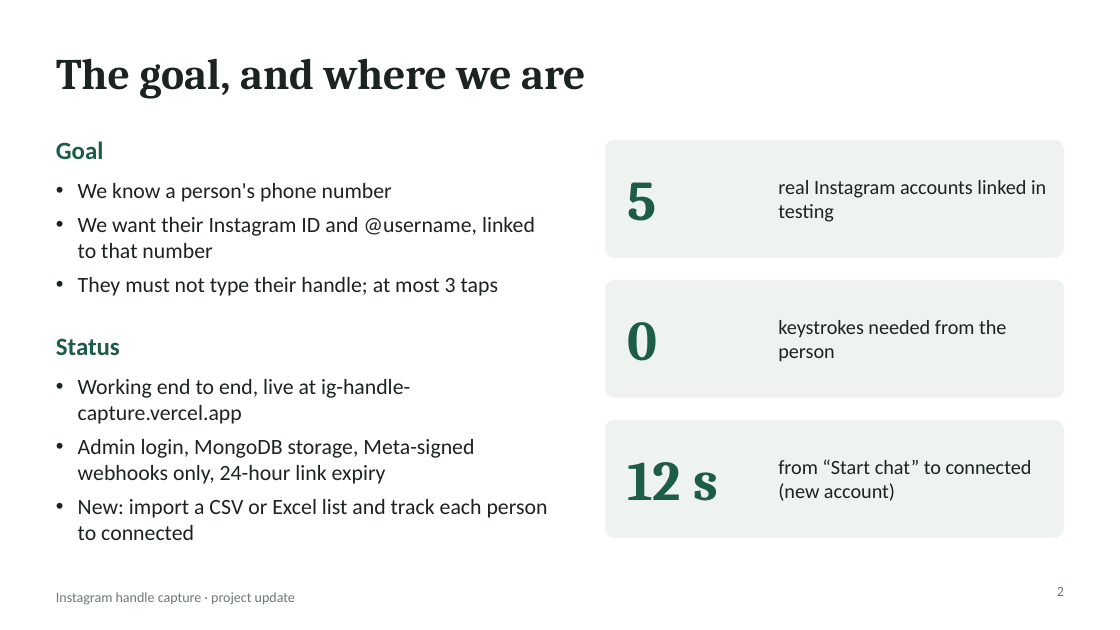
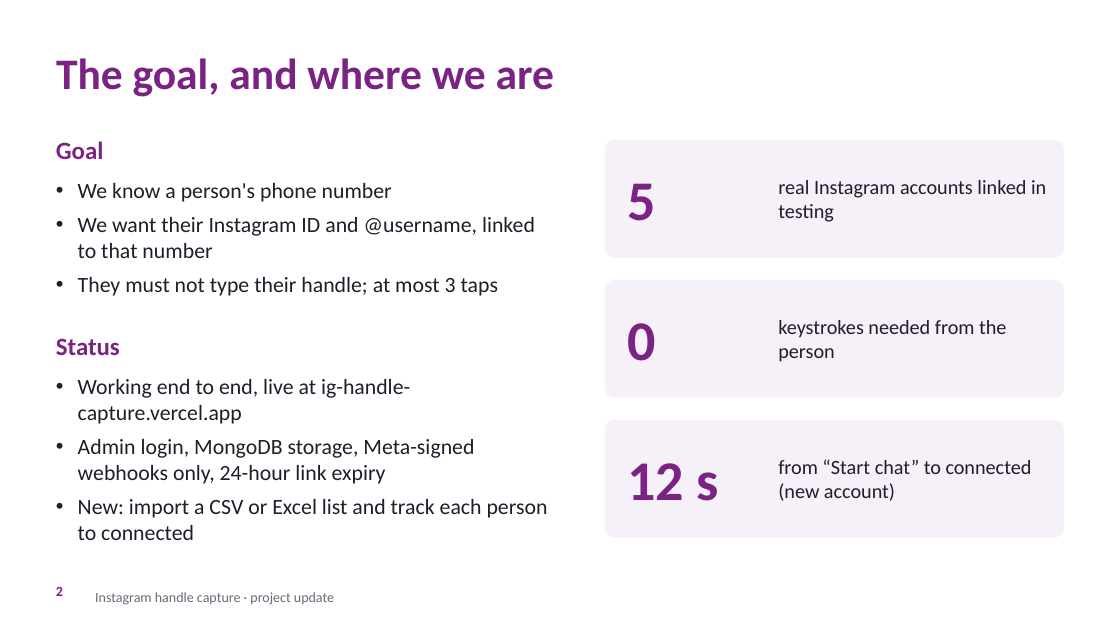
Before and after one commit to blackhorse2807/IG-handle, a slide deck: slide 2 of Instagram-Handle-Capture-Full-Update.pptx. Drawn at 1120x630 pixels with LibreOffice and Linux fonts; fonts in the diff are those of the drawing; background and template pictures are left out. Boxes give left, top, right and bottom in pixels: in the first picture for what was removed or moved away, otherwise in the second. Text is boxed around its words. In the diff, an @@ line names an element or a change of style, - is before the commit and + after.

```diff
--- a/Instagram-Handle-Capture-Full-Update.pptx
+++ b/Instagram-Handle-Capture-Full-Update.pptx
@@ title "The goal, and where we ..." at (56, 58, 554, 97): font Cambria to Calibri, text colour #1B2420 to #7A2383 @@
@@ text "Goal" at (56, 141, 103, 159): text colour #1D5C48 to #7A2383 @@
@@ text "Status" at (56, 338, 120, 355): text colour #1D5C48 to #7A2383 @@
@@ fill #EEF3F0 to #F6F0F9 in 3 elements at (605, 140, 1064, 258), (605, 280, 1064, 398), (605, 420, 1064, 538) @@
@@ font Cambria to Calibri, text colour #1D5C48 to #7A2383 in 3 elements at (627, 183, 655, 221), (627, 323, 655, 361), (627, 463, 718, 501) @@
@@ page number: place and size @@
-page number at (1057, 587, 1064, 596)
+page number at (56, 587, 63, 596)
@@ page number at (56, 587, 63, 596): text colour #6B7A74 to #7A2383, bold on; alignment right to left @@
@@ text "Instagram handle capture · project ...": place and size @@
-text "Instagram handle capture · project ..." at (56, 592, 295, 605)
+text "Instagram handle capture · project ..." at (95, 592, 334, 605)
@@ text "Instagram handle capture · project ..." at (95, 592, 334, 605): text colour #6B7A74 to #6F6878 @@
```
Also in this commit, not shown: 8 other slides changed, 1 other file.
